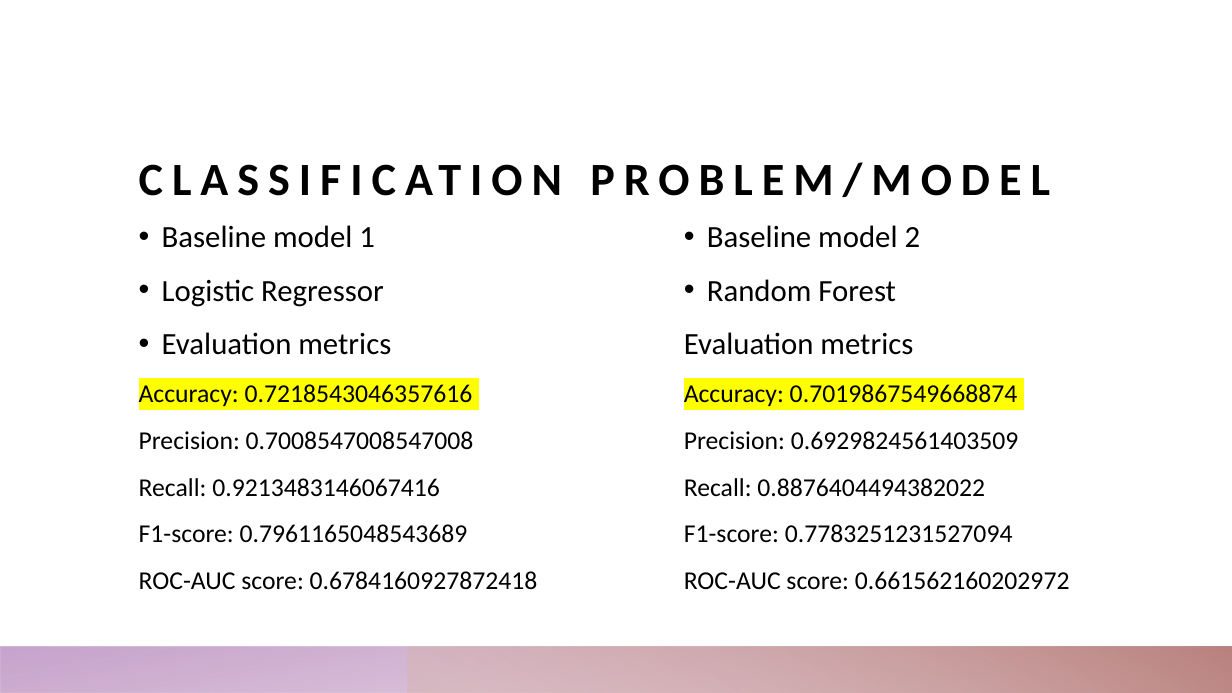
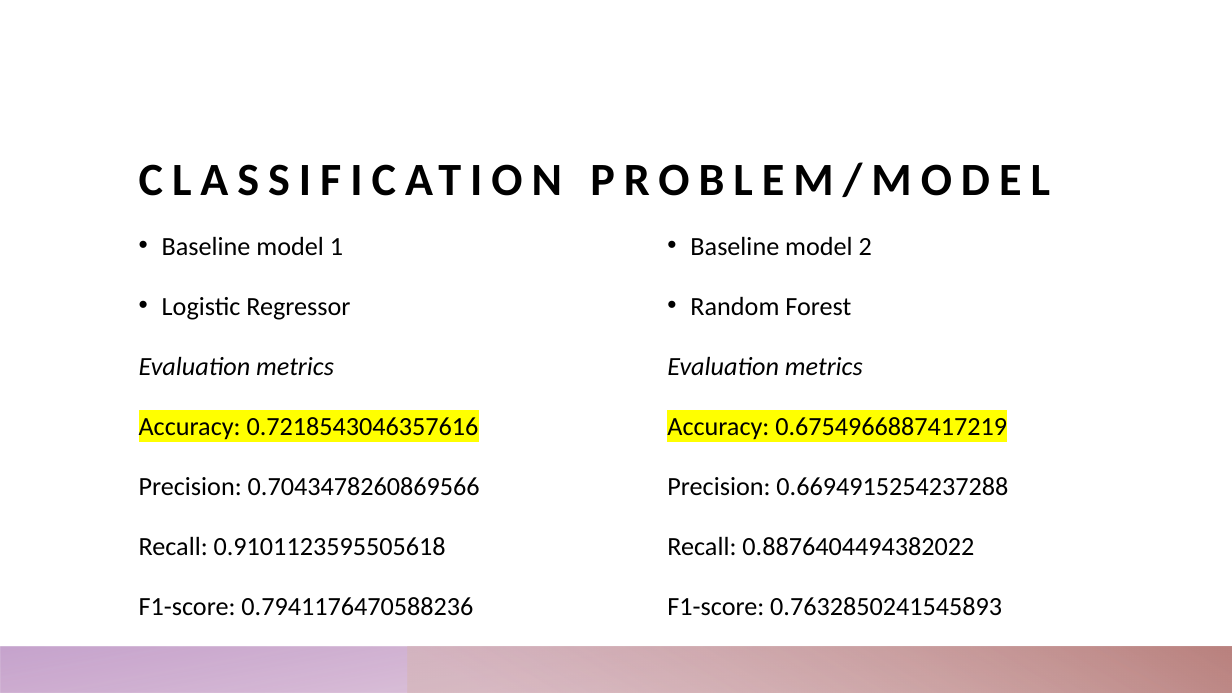
Before and after one commit to rafaelaqfc/Loan-Prediction-Project, a slide deck: slide 10 of Presentation.pptx (slide 8 before the commit). Drawn at 1232x693 pixels with LibreOffice and Linux fonts; fonts in the diff are those of the drawing. Boxes give left, top, right and bottom in pixels: in the first picture for what was removed or moved away, otherwise in the second. Text is boxed around its words. In the diff, an @@ line names an element or a change of style, - is before the commit and + after.

```diff
--- a/Presentation.pptx
+++ b/Presentation.pptx
@@ text at (x1=139, y1=236, x2=479, y2=440): size 24 to 20.4 pt in "Baseline model 1", "Logistic Regressor", "Evaluation metrics"; italic on in "Evaluation metrics"; size 20 to 20.4 pt in "Accuracy: 0.7218543046357616"; alignment left to justified; line spacing 1.1 to 1.5; bullet • to none @@
@@ text at (x1=667, y1=236, x2=974, y2=556): size 24 to 20.4 pt in "Baseline model 2", "Random Forest", "Evaluation metrics"; italic on in "Evaluation metrics"; size 20 to 20.4 pt in "Recall: 0.8876404494382022"; alignment left to justified; line spacing 1.1 to 1.5 @@
@@ text "Baseline model 2" moved from (x1=684, y1=225, x2=1070, y2=590) to (x1=667, y1=236, x2=1008, y2=616) @@
@@ text at (x1=667, y1=417, x2=1008, y2=496): text changed; size 20 to 20.4 pt @@
-Accuracy: 0.7019867549668874
-Precision: 0.6929824561403509
+Accuracy: 0.6754966887417219
+Precision: 0.6694915254237288
@@ text at (x1=139, y1=477, x2=480, y2=616): text changed; size 20 to 20.4 pt @@
-Precision: 0.7008547008547008
-Recall: 0.9213483146067416
-F1-score: 0.7961165048543689
-ROC-AUC score: 0.6784160927872418
+Precision: 0.7043478260869566
+Recall: 0.9101123595505618
+F1-score: 0.7941176470588236
@@ text at (x1=667, y1=597, x2=1002, y2=616): text changed; size 20 to 20.4 pt @@
-F1-score: 0.7783251231527094
-ROC-AUC score: 0.661562160202972
+F1-score: 0.7632850241545893
```
Also in this commit, not shown: 1 other slide changed, 3 slides added, 1 slide removed, 2 other files.
